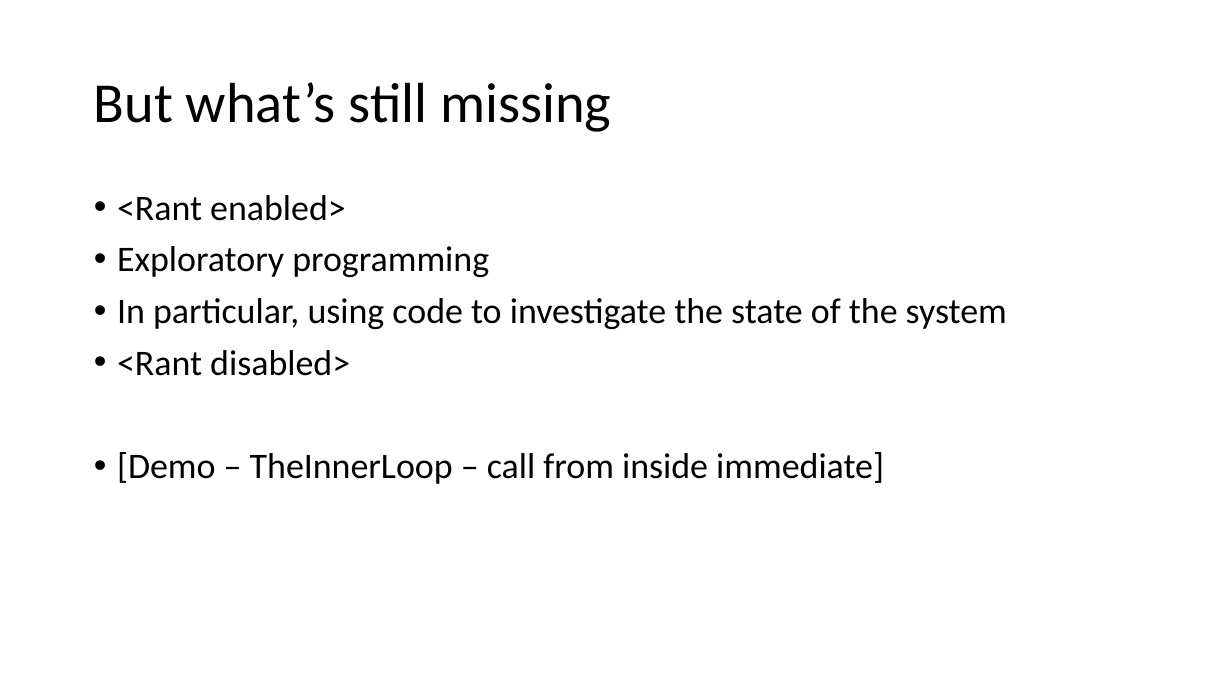
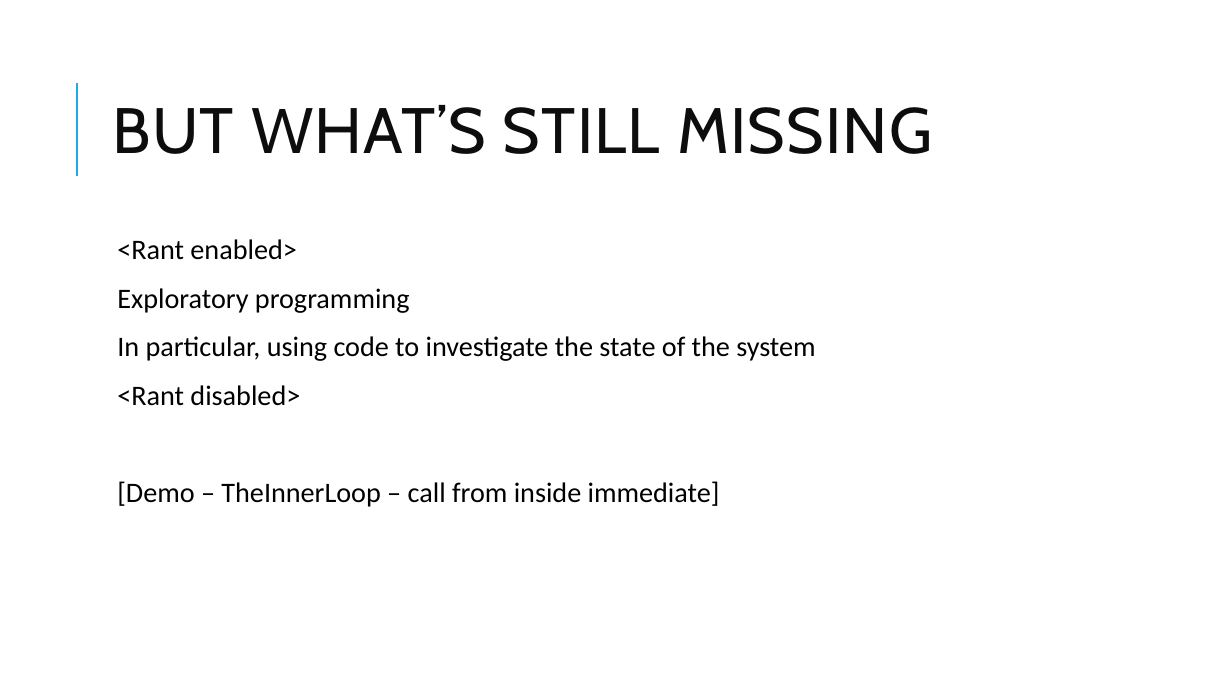
Before and after one commit to clivetong/Talks, a slide deck: slide 7 of EnCForTheWin/HotReloadAndEditAndContinue.pptx. Drawn at 1232x693 pixels with LibreOffice and Linux fonts; fonts in the diff are those of the drawing. Boxes give left, top, right and bottom in pixels: in the first picture for what was removed or moved away, otherwise in the second. Text is boxed around its words. In the diff, an @@ line names an element or a change of style, - is before the commit and + after.

Commit message:
Add design

```diff
--- a/EnCForTheWin/HotReloadAndEditAndContinue.pptx
+++ b/EnCForTheWin/HotReloadAndEditAndContinue.pptx
@@ line added from (77, 176) to (77, 83), #1CADE4 1.5 pt @@
@@ title at box(113, 105, 932, 154): text changed; size 44 to 50 pt; font Calibri to Cabin; text colour #000000 to #0D0D0D @@
-But what’s still missing
+BUT WHAT’S STILL MISSING
@@ text "<Rant enabled>": place and size @@
-text "<Rant enabled>" at box(117, 195, 1007, 484)
+text "<Rant enabled>" at box(117, 239, 815, 507)
@@ text "<Rant enabled>" at box(117, 239, 815, 507): size 28 to 22 pt; bullet • to  ; more space between paragraphs @@
```
Also in this commit, not shown: 13 other slides changed.
